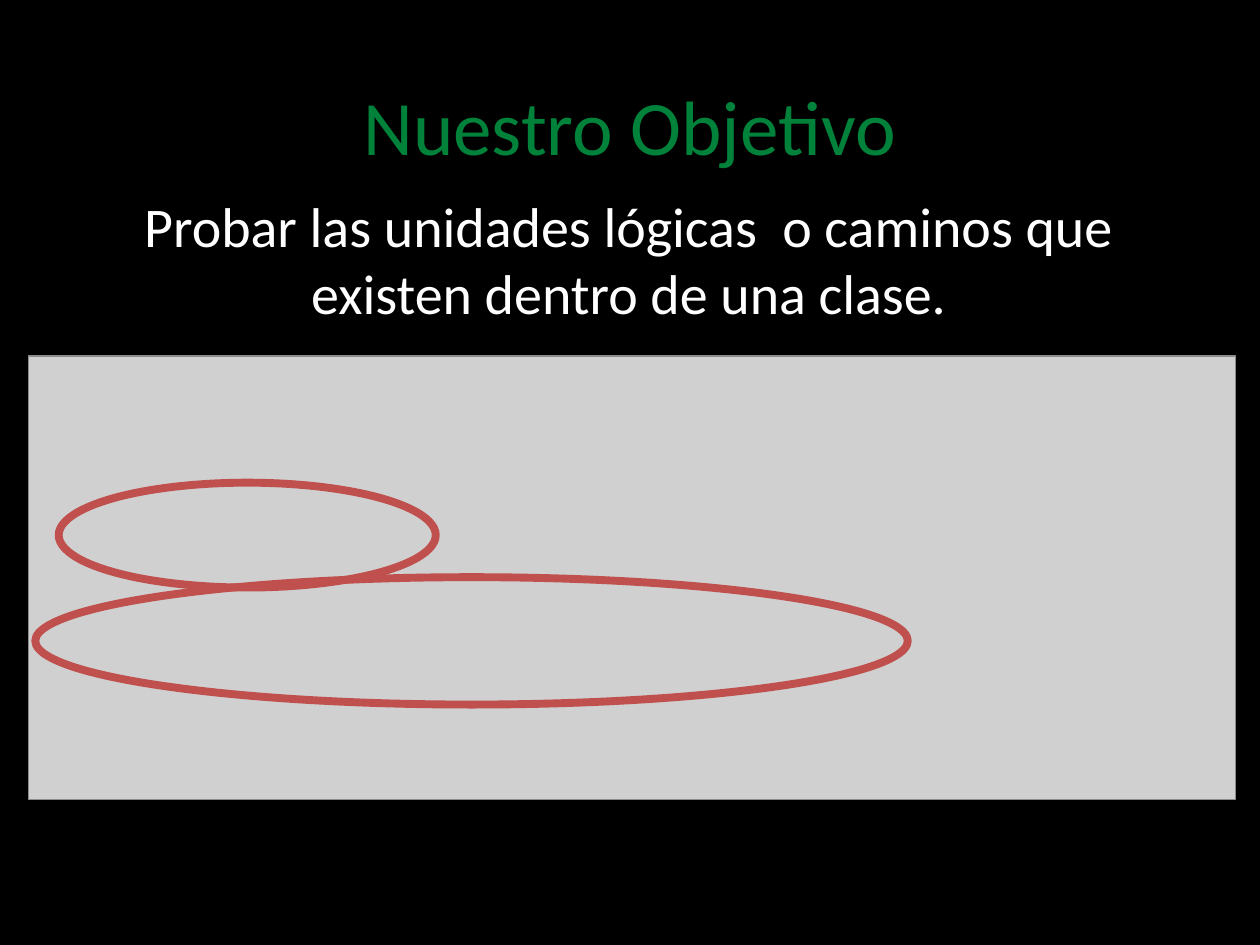
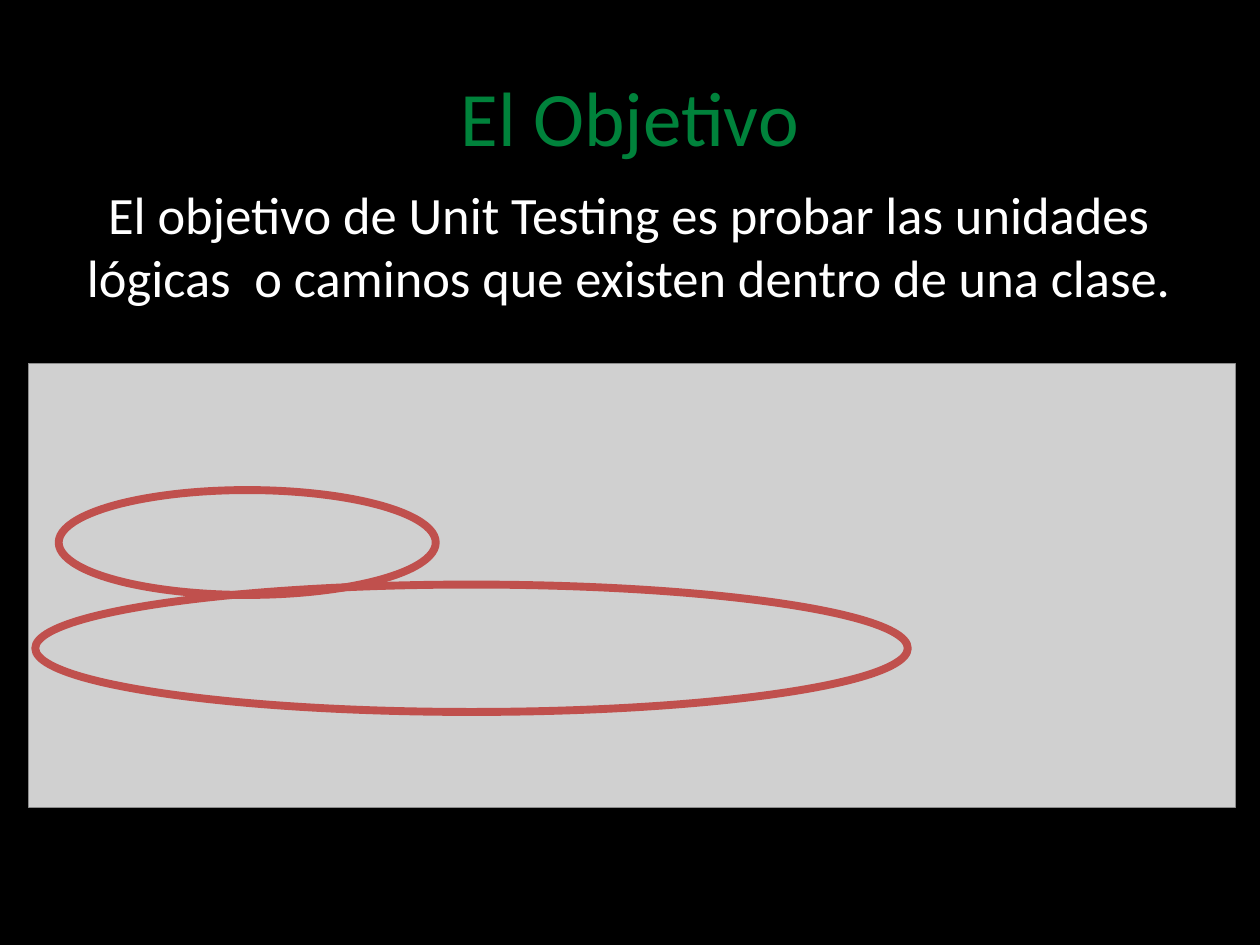
Before and after one commit to angelnunezsalazar/Test-Automation-NET, a slide deck: slide 17 of Diapositivas/Test Automation .NET.pptx. Drawn at 1260x945 pixels with LibreOffice and Linux fonts; fonts in the diff are those of the drawing; grey boxes stand for pictures; background and template pictures are left out. Boxes give left, top, right and bottom in pixels: in the first picture for what was removed or moved away, otherwise in the second. Text is boxed around its words. In the diff, an @@ line names an element or a change of style, - is before the commit and + after.

```diff
--- a/Diapositivas/Test Automation .NET.pptx
+++ b/Diapositivas/Test Automation .NET.pptx
@@ title at [461,92,798,159]: text changed @@
-Nuestro Objetivo
+El Objetivo
@@ text at [87,197,1170,306]: text changed; size 32 to 30 pt @@
-Probar las unidades lógicas o caminos que existen dentro de una clase.
+El objetivo de Unit Testing es probar las unidades lógicas o caminos que existen dentro de una clase.
@@ picture: place and size @@
-picture at [29,355,1236,799]
+picture at [29,363,1236,806]
@@ ellipse: place and size @@
-ellipse at [59,483,436,587]
+ellipse at [59,490,436,595]
@@ ellipse: place and size @@
-ellipse at [35,577,907,704]
+ellipse at [35,585,907,712]
```
Also in this commit, not shown: 1 other slide changed, 6 slides added, 18 other files.
